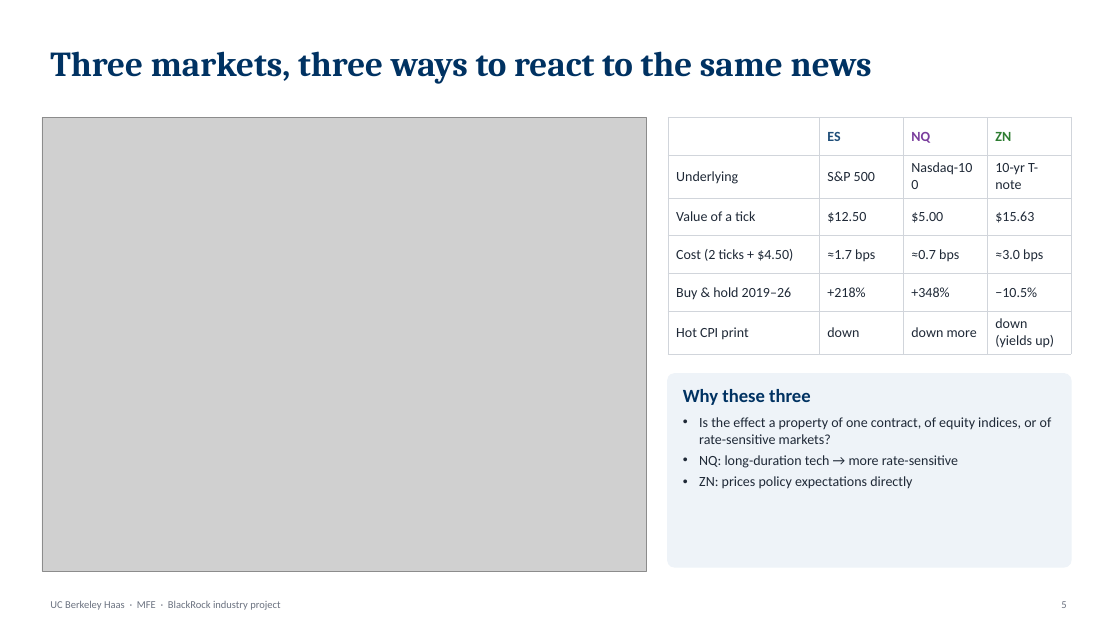
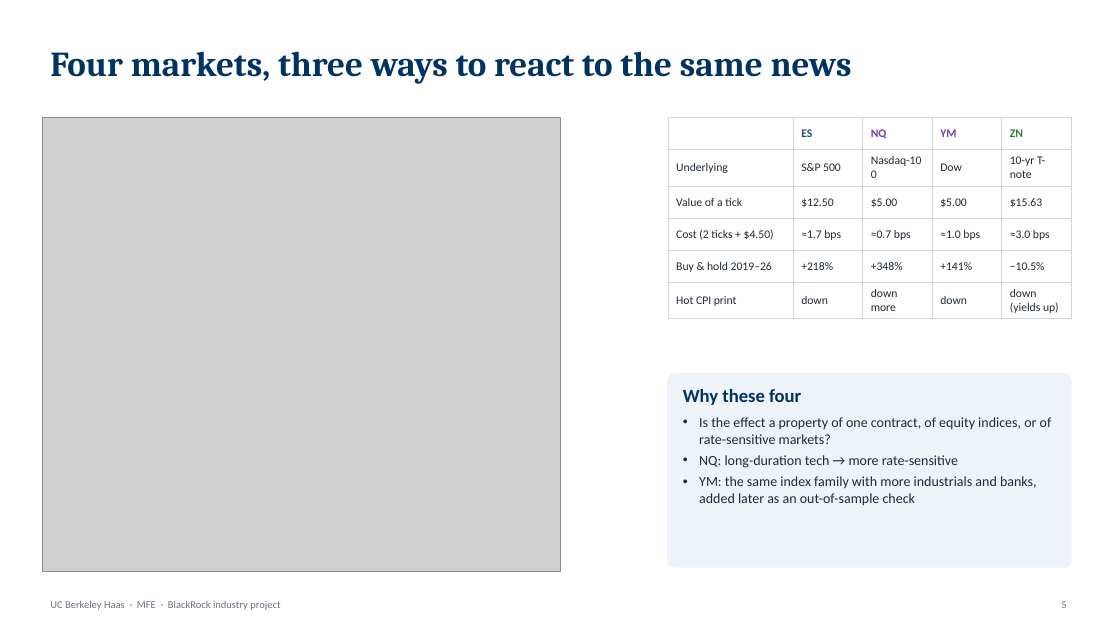
Before and after one commit to rezazamani2329/BlackRock-Project-State-Dependent-Intraday-Response-of-S-P-500-Futures-to-Macroeconomic-Surprises, a slide deck: slide 5 of Reza_BlackRock_presentation.pptx. Drawn at 1120x630 pixels with LibreOffice and Linux fonts; fonts in the diff are those of the drawing; grey boxes stand for pictures. Boxes give left, top, right and bottom in pixels: in the first picture for what was removed or moved away, otherwise in the second. Text is boxed around its words. In the diff, an @@ line names an element or a change of style, - is before the commit and + after.

```diff
--- a/Reza_BlackRock_presentation.pptx
+++ b/Reza_BlackRock_presentation.pptx
@@ text at [50,51,852,84]: text changed @@
-Three markets, three ways to react to the same news
+Four markets, three ways to react to the same news
@@ picture: place and size @@
-picture at [42,118,647,571]
+picture at [42,118,560,571]
@@ table at [668,118,1072,317] @@
+column 4: YM | Dow | $5.00 | ≈1.0 bps | +141% | down
@@ text at [683,389,801,405]: text changed @@
-Why these three
+Why these four
@@ text at [699,476,1037,506]: text changed @@
-• ZN: prices policy expectations directly
+• YM: the same index family with more industrials and banks, added later as an out-of-sample check
```
Also in this commit, not shown: 31 other slides changed, 4 other files.
